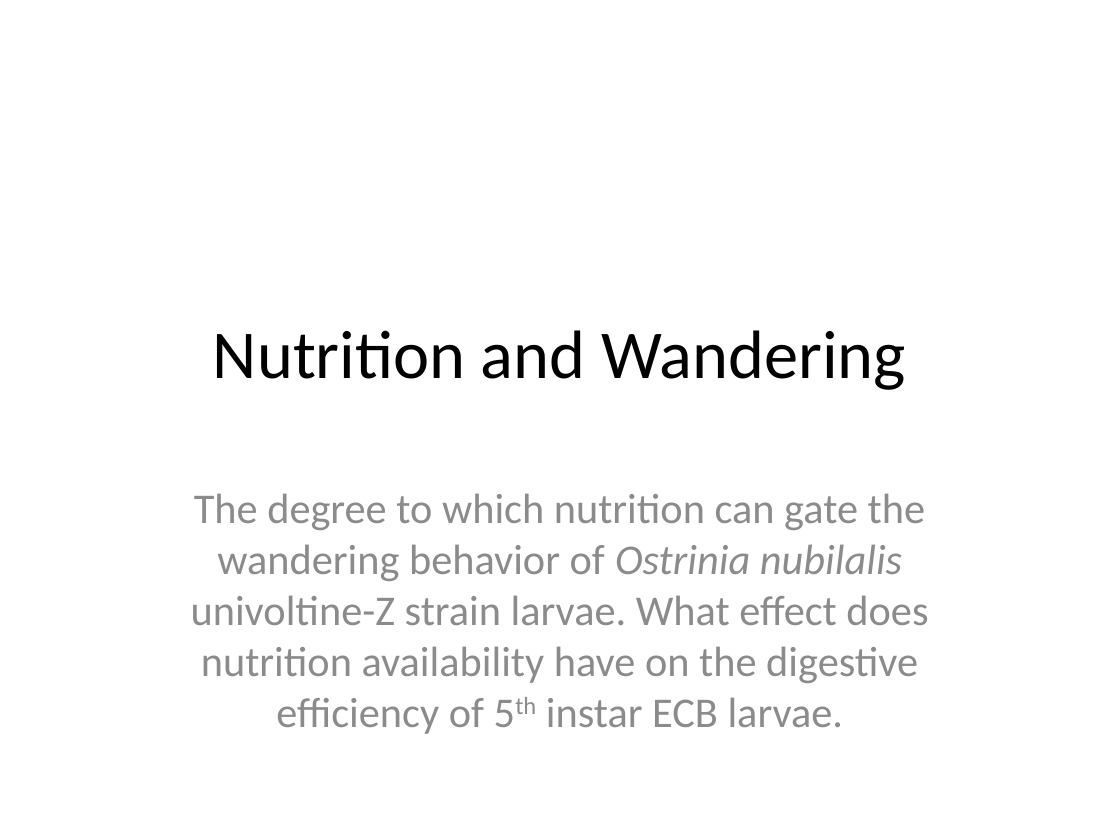
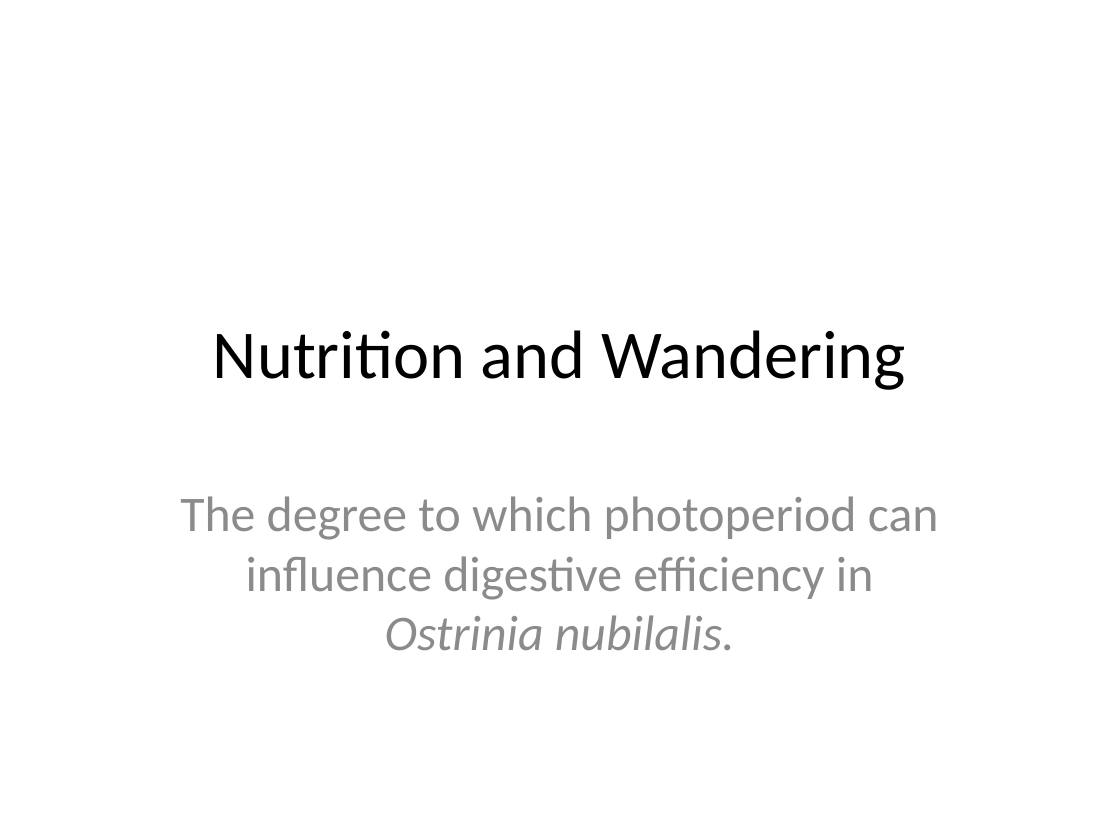
Before and after one commit to jamestbrown5/2018_Undergrad-Summer-Project, a slide deck: slide 1 of Documents/20180509_Undergrad Project_Nutrition and Wandering.pptx. Drawn at 1120x840 pixels with LibreOffice and Linux fonts; fonts in the diff are those of the drawing. Boxes give left, top, right and bottom in pixels: in the first picture for what was removed or moved away, otherwise in the second. Text is boxed around its words. In the diff, an @@ line names an element or a change of style, - is before the commit and + after.

Commit message:
jb

```diff
--- a/Documents/20180509_Undergrad Project_Nutrition and Wandering.pptx
+++ b/Documents/20180509_Undergrad Project_Nutrition and Wandering.pptx
@@ subtitle at (180, 496, 939, 650): text changed; size 27.2 to 32 pt @@
-The degree to which nutrition can gate the wandering behavior of Ostrinia nubilalis univoltine-Z strain larvae. What effect does nutrition availability have on the digestive efficiency of 5th instar ECB larvae.
+The degree to which photoperiod can influence digestive efficiency in Ostrinia nubilalis.
```
Also in this commit, not shown: 4 other slides changed, 4 slides removed.
